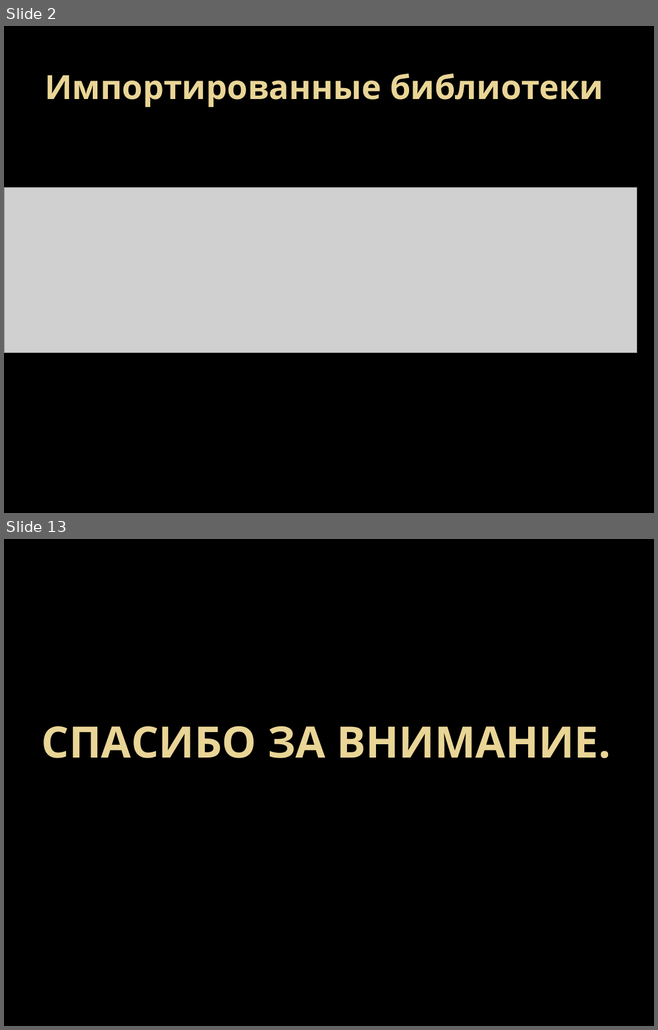
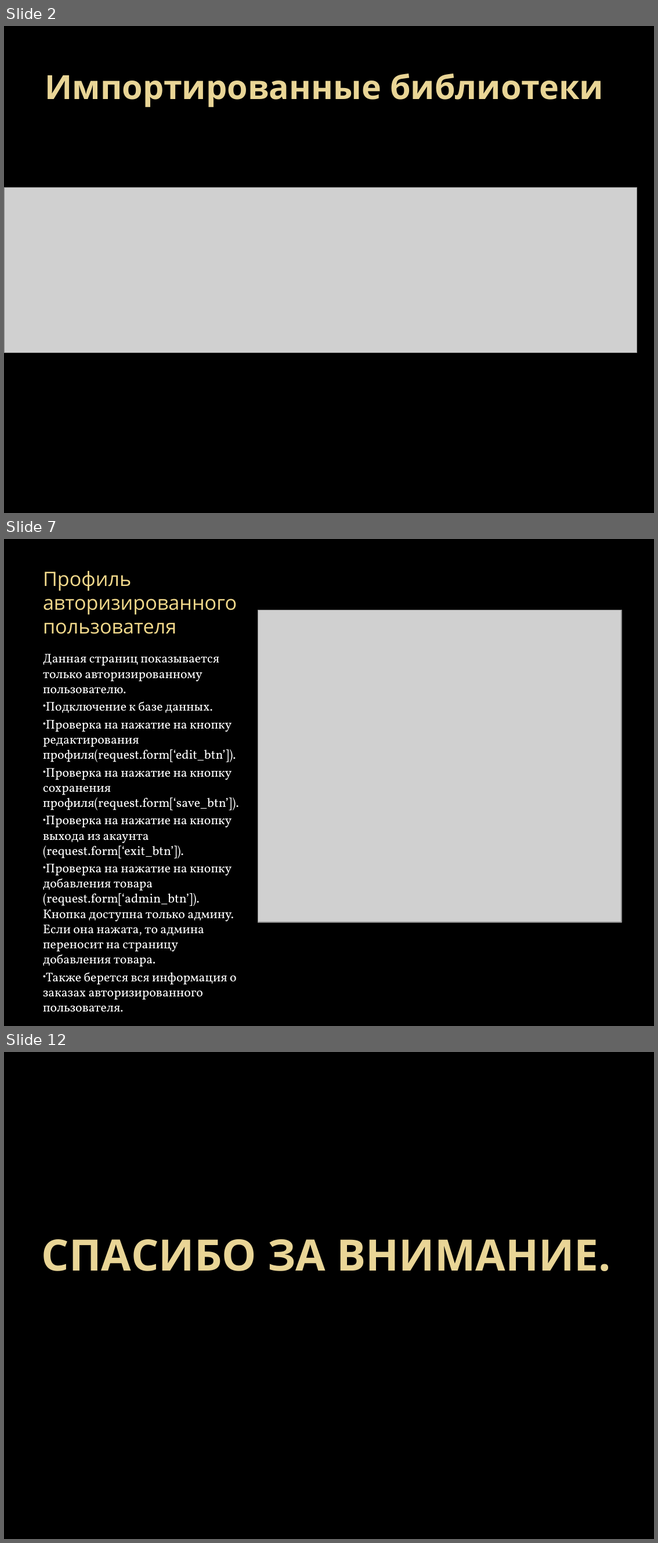
Before and after one commit to Kirill-Kuznetsov-git/online-shop, a slide deck: presentation.pptx. Shown one above the other, each under a label of ours: slides 2 and 13 before the commit, slides 2, 7 and 12 after it; the slides between them are not shown. The pictures are 658x1030 and 658x1543 pixels, drawn with LibreOffice and Linux fonts; fonts in the diff are those of the drawing; grey boxes stand for pictures; background and template pictures are left out. Boxes give left, top, right and bottom in pixels: in the first picture for what was removed or moved away, otherwise in the second. Text is boxed around its words. In the diff, an @@ line names an element or a change of style, - is before the commit and + after.

```diff
--- a/presentation.pptx
+++ b/presentation.pptx
@@ slide 7 added at [4,539,654,1026], background picture (left out) @@
@@ title added at [43,571,237,634], 22 pt, text #F4DB8C @@
+Профиль авторизированного пользователя
@@ picture added at [258,610,621,923] @@
@@ text added at [43,654,239,982], 14 pt, text #FFFFFF @@
+Данная страниц показывается только авторизированному пользователю.
+• Подключение к базе данных.
+• Проверка на нажатие на кнопку редактирования профиля(request.form[‘edit_btn’]).
+• Проверка на нажатие на кнопку сохранения профиля(request.form[‘save_btn’]).
+• Проверка на нажатие на кнопку выхода из акаунта (request.form[‘exit_btn’]).
+• Проверка на нажатие на кнопку добавления товара (request.form[‘admin_btn’]). Кнопка доступна только админу. Если она нажата, то админа переносит на страницу добавления товара.
+• Также берется вся информация о заказах авторизированного пользователя.
@@ what was slide 13 is now slide 12 @@
```
Also in this commit, not shown: 2 slides changed, 6 other slides added, 8 slides removed.
